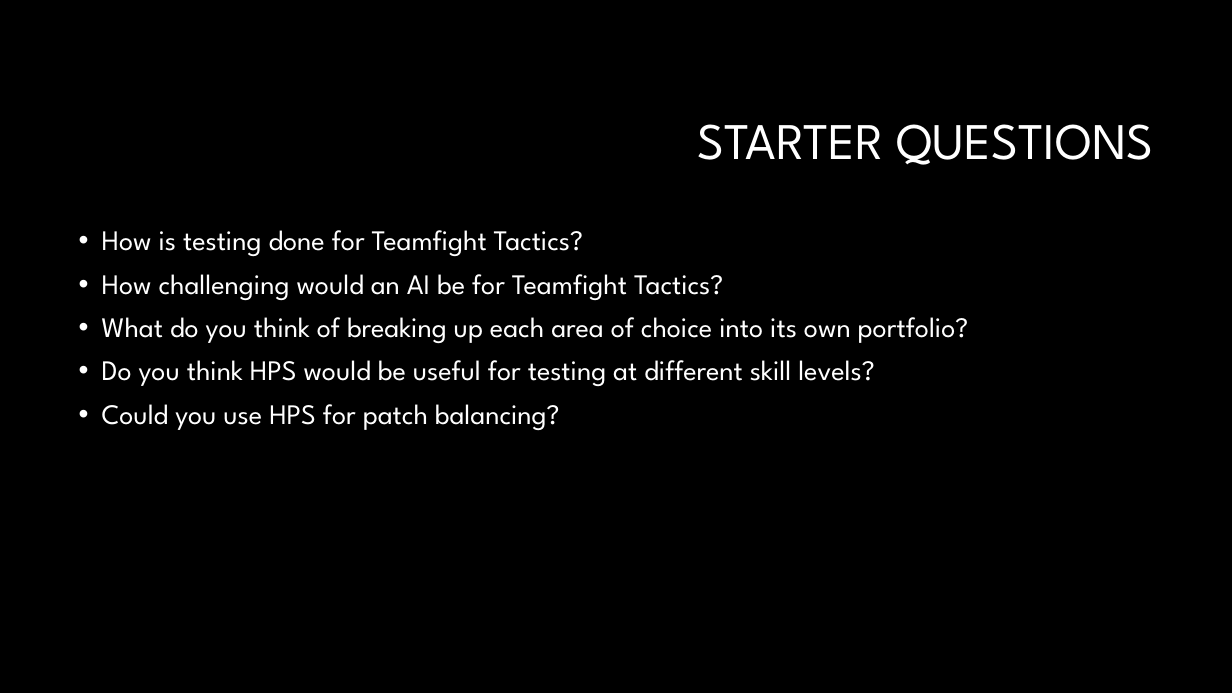
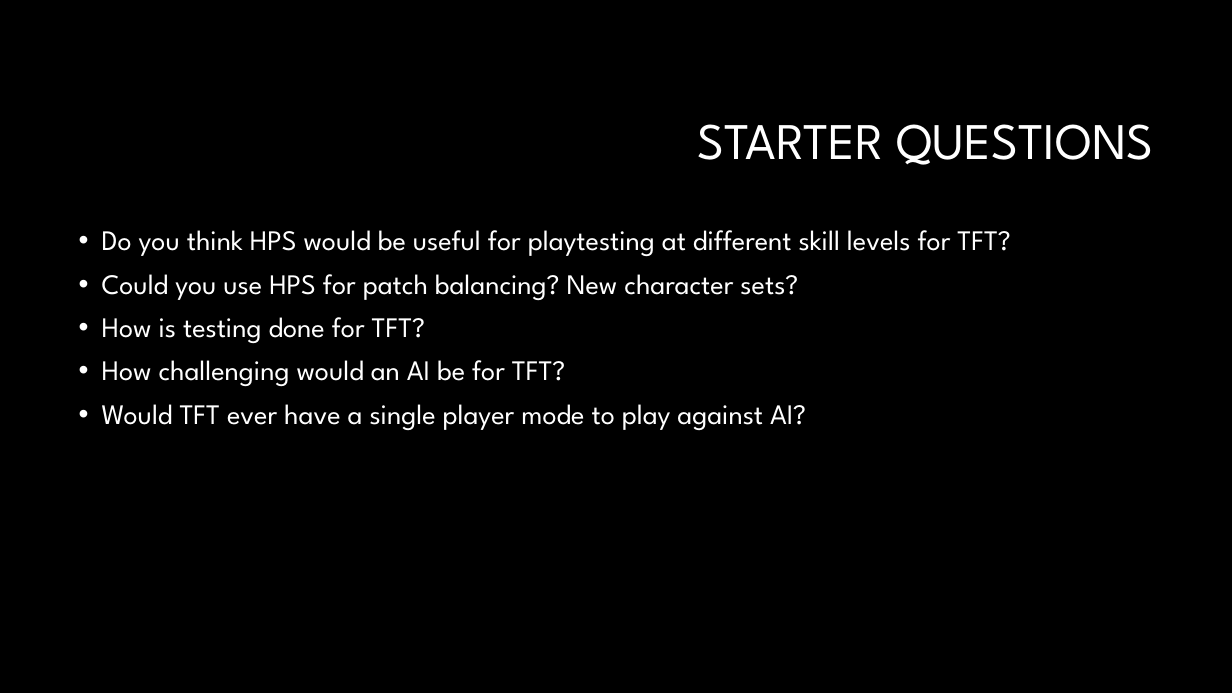
Before and after one commit to JSarasua/Guildhall, a slide deck: slide 6 of PD/Elevator pitch.pptx. Drawn at 1232x693 pixels with LibreOffice and Linux fonts; fonts in the diff are those of the drawing; background and template pictures are left out. Boxes give left, top, right and bottom in pixels: in the first picture for what was removed or moved away, otherwise in the second. Text is boxed around its words. In the diff, an @@ line names an element or a change of style, - is before the commit and + after.

```diff
--- a/PD/Elevator pitch.pptx
+++ b/PD/Elevator pitch.pptx
@@ text at (102, 230, 1010, 430): text changed @@
-• How is testing done for Teamfight Tactics?
-• How challenging would an AI be for Teamfight Tactics?
-• What do you think of breaking up each area of choice into its own portfolio?
-• Do you think HPS would be useful for testing at different skill levels?
-• Could you use HPS for patch balancing?
+• Do you think HPS would be useful for playtesting at different skill levels for TFT?
+• Could you use HPS for patch balancing? New character sets?
+• How is testing done for TFT?
+• How challenging would an AI be for TFT?
+• Would TFT ever have a single player mode to play against AI?
```
Also in this commit, not shown: 5 other slides changed, 2 other files.
